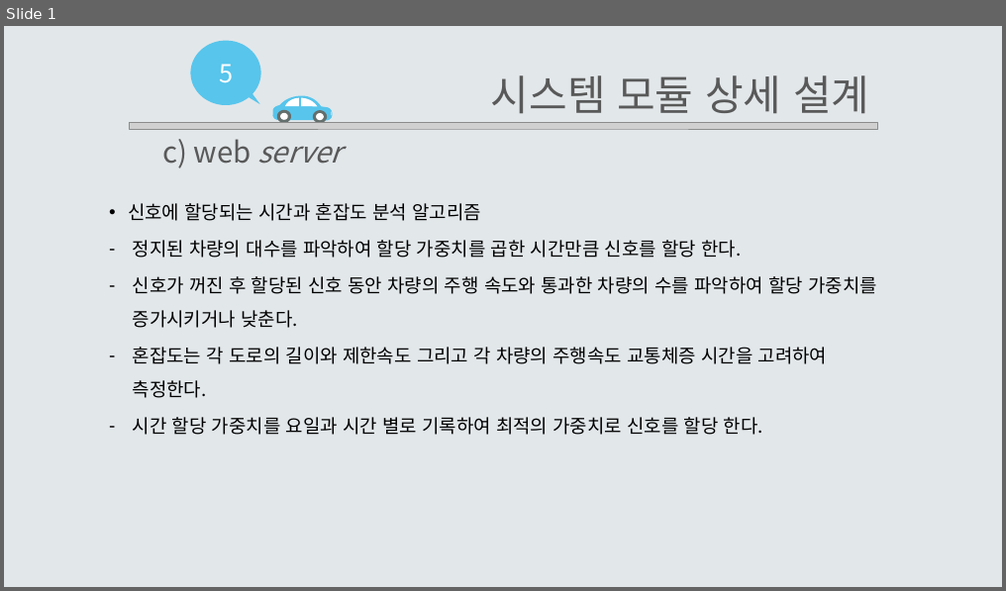
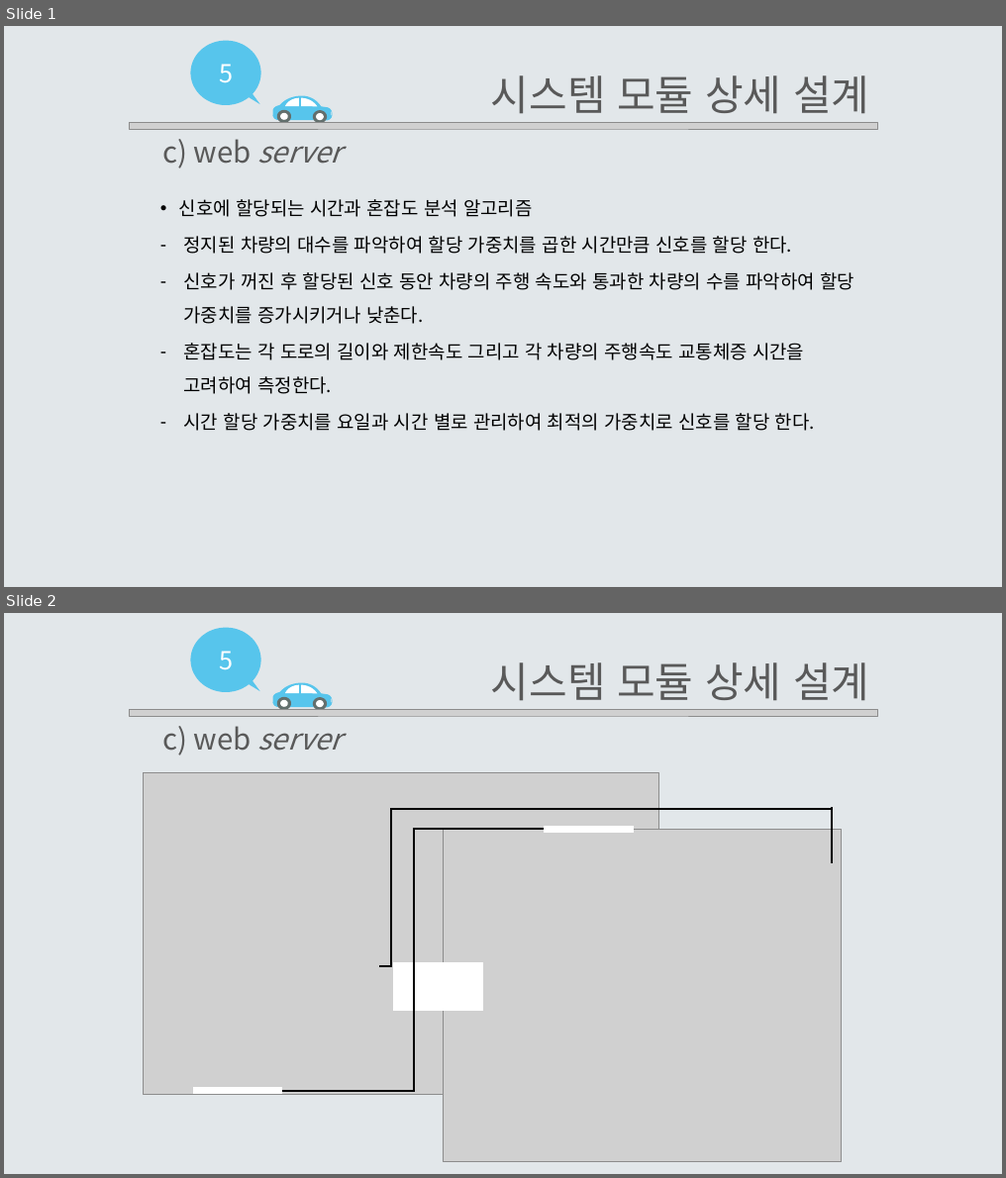
Before and after one commit to EomHeeSang/grad_proj, a slide deck: 발표자료/설계서2-14(엄희상,박주호,김태경)_변경사항.pptx. Shown one above the other, each under a label of ours: slide 1 before the commit, slides 1 and 2 after it. The pictures are 1006x591 and 1006x1178 pixels, drawn with LibreOffice and Linux fonts; fonts in the diff are those of the drawing; grey boxes stand for pictures. Boxes give left, top, right and bottom in pixels: in the first picture for what was removed or moved away, otherwise in the second. Text is boxed around its words. In the diff, an @@ line names an element or a change of style, - is before the commit and + after.

```diff
--- a/발표자료/설계서2-14(엄희상,박주호,김태경)_변경사항.pptx
+++ b/발표자료/설계서2-14(엄희상,박주호,김태경)_변경사항.pptx
@@ slide 2 added at [4,613,1002,1174], background #E2E7EA @@
@@ group added at [190,627,332,710]: 10 freeform shapes, 1 text @@
+5
@@ text added at [491,663,869,701], 40 pt, text #595959 @@
+시스템 모듈 상세 설계
@@ picture added at [129,709,877,716] @@
@@ text added at [162,726,342,756], 28 pt, text #595959, italic @@
+c) web server
@@ picture added at [144,773,658,1094] @@
@@ elbow line added from (833, 809) to (379, 967), #000000 2.25 pt @@
@@ line added from (832, 808) to (832, 863), #000000 2.25 pt @@
@@ elbow line added from (282, 1091) to (546, 829), #000000 2.25 pt @@
@@ picture added at [443,829,842,1161] @@
@@ rectangle added at [545,827,633,833], fill #FFFFFF, outline #FFFFFF 1 pt @@
@@ rectangle added at [394,963,482,1011], fill #FFFFFF, outline #FFFFFF 1 pt @@
@@ rectangle added at [193,1088,282,1094], fill #FFFFFF, outline #FFFFFF 1 pt @@
@@ slide 1 changed as well @@
@@ text "신호에 할당되는 시간과 혼잡도 분석 ...": place and size @@
-text "신호에 할당되는 시간과 혼잡도 분석 ..." at [128,203,877,435]
+text "신호에 할당되는 시간과 혼잡도 분석 ..." at [179,199,854,431]
@@ text at [184,413,815,431]: text changed @@
-  – 시간 할당 가중치를 요일과 시간 별로 기록하여 최적의 가중치로 신호를 할당 한다.
+  – 시간 할당 가중치를 요일과 시간 별로 관리하여 최적의 가중치로 신호를 할당 한다.
```
Also in this commit, not shown: 1 other slide added, 1 slide removed, 4 other files.
